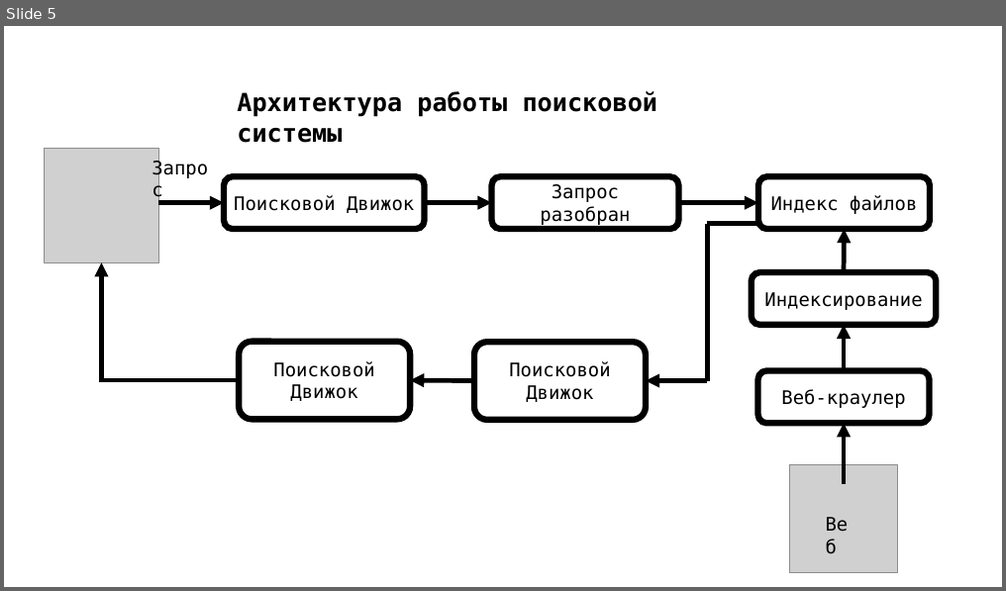
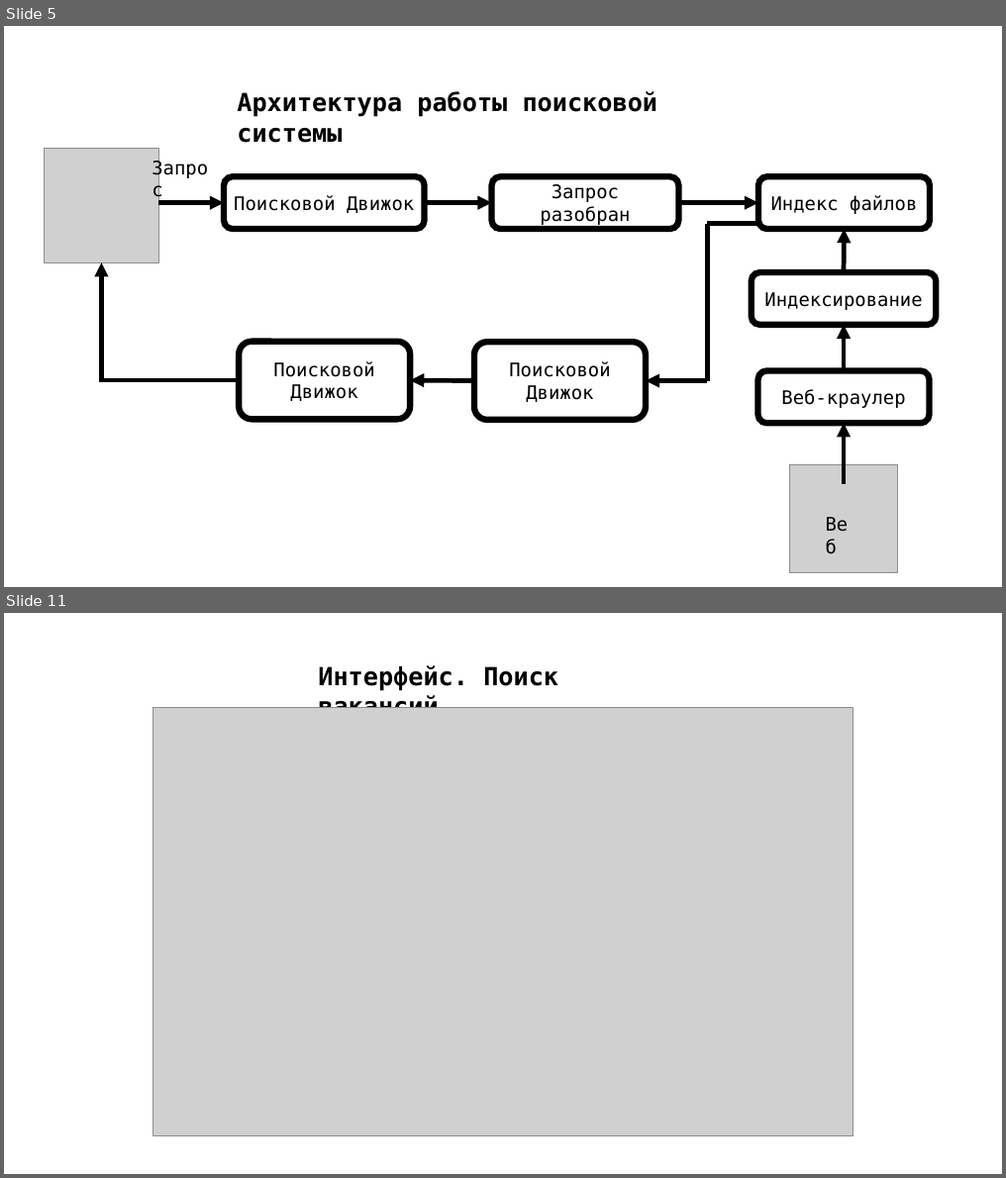
Before and after one commit to 0xK3rn0de/kursach_search, a slide deck: преза.pptx. Shown one above the other, each under a label of ours: slide 5 before the commit, slides 5 and 11 after it; the slides between them are not shown. The pictures are 1006x591 and 1006x1178 pixels, drawn with LibreOffice and Linux fonts; fonts in the diff are those of the drawing; grey boxes stand for pictures. Boxes give left, top, right and bottom in pixels: in the first picture for what was removed or moved away, otherwise in the second. Text is boxed around its words. In the diff, an @@ line names an element or a change of style, - is before the commit and + after.

```diff
--- a/преза.pptx
+++ b/преза.pptx
@@ slide 11 added at box(4, 613, 1002, 1174), background #FFFFFF @@
@@ text added at box(318, 665, 558, 708), 24 pt, text #000000, bold @@
+Интерфейс. Поиск вакансий
@@ picture added at box(152, 707, 853, 1137) @@
```
Also in this commit, not shown: 2 slides changed, 6 other slides added, 11 slides removed, 15 other files.
